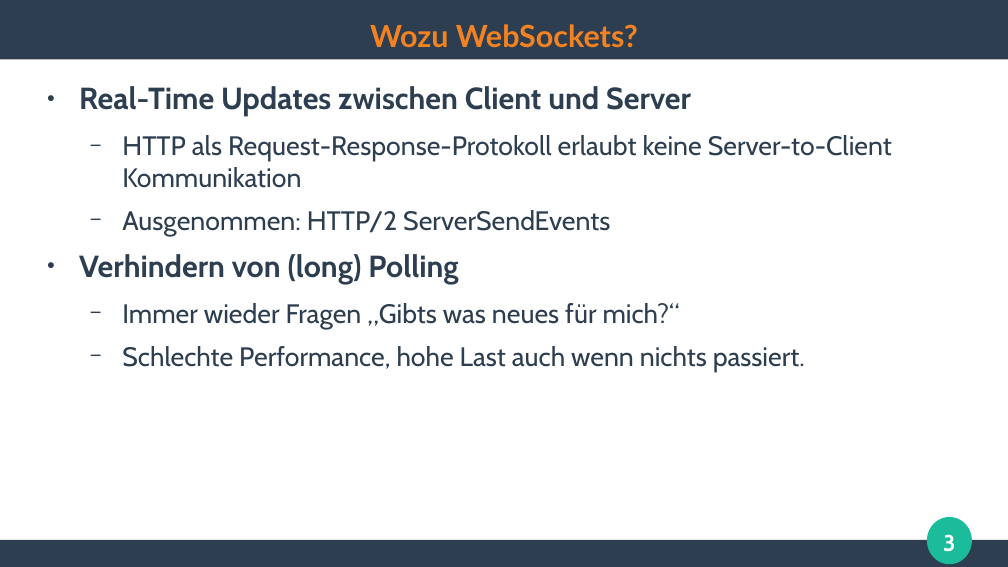
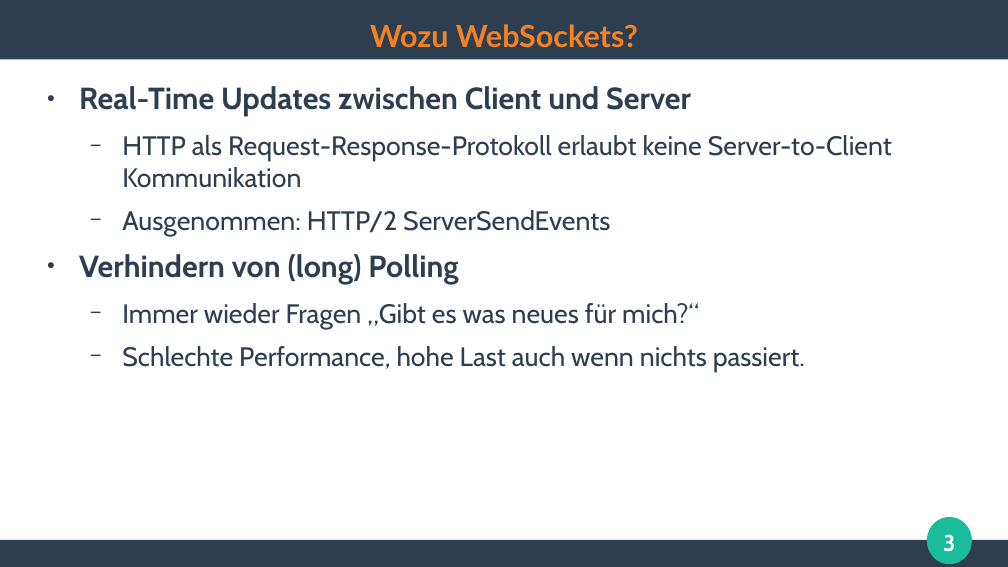
Before and after one commit to ghandmann/HS-AlbSig-WebAnwendungen2, a slide deck: slide 3 of Kapitel/09_WebSockets.odp. Drawn at 1008x567 pixels with LibreOffice and Linux fonts; fonts in the diff are those of the drawing. Boxes give left, top, right and bottom in pixels: in the first picture for what was removed or moved away, otherwise in the second. Text is boxed around its words. In the diff, an @@ line names an element or a change of style, - is before the commit and + after.

```diff
--- a/Kapitel/09_WebSockets.odp
+++ b/Kapitel/09_WebSockets.odp
@@ text at box(122, 303, 699, 329): text changed @@
-  − Immer wieder Fragen „Gibts was neues für mich?“
+  − Immer wieder Fragen „Gibt es was neues für mich?“
```
Also in this commit, not shown: 2 other slides changed.
